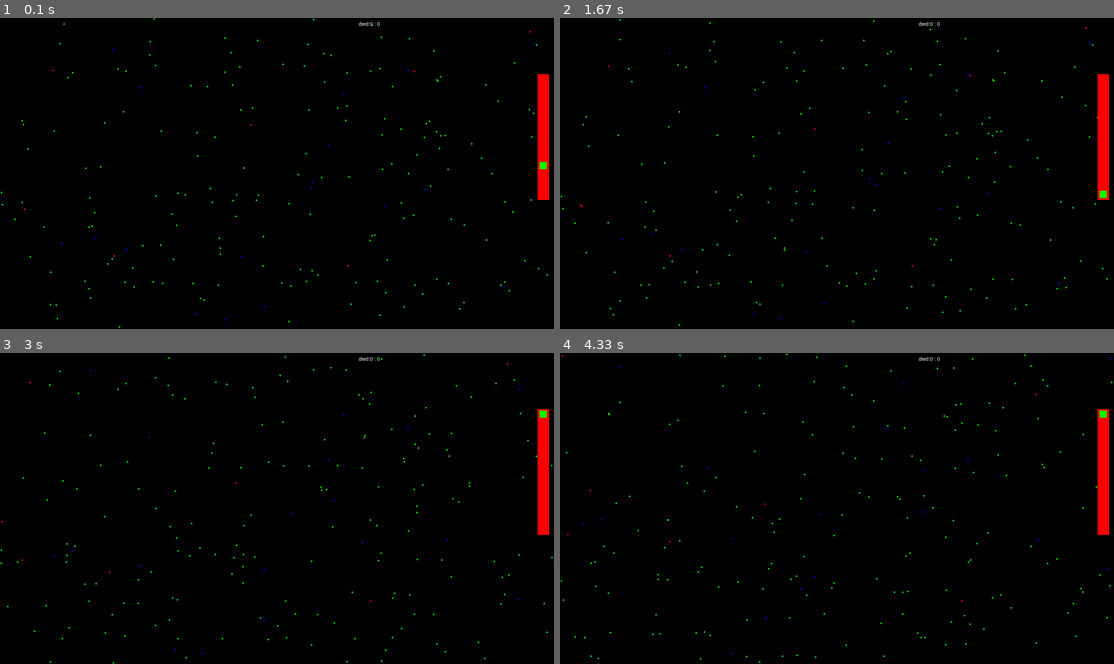
Above: before the commit, frames 1-4 (two rows, left to right).
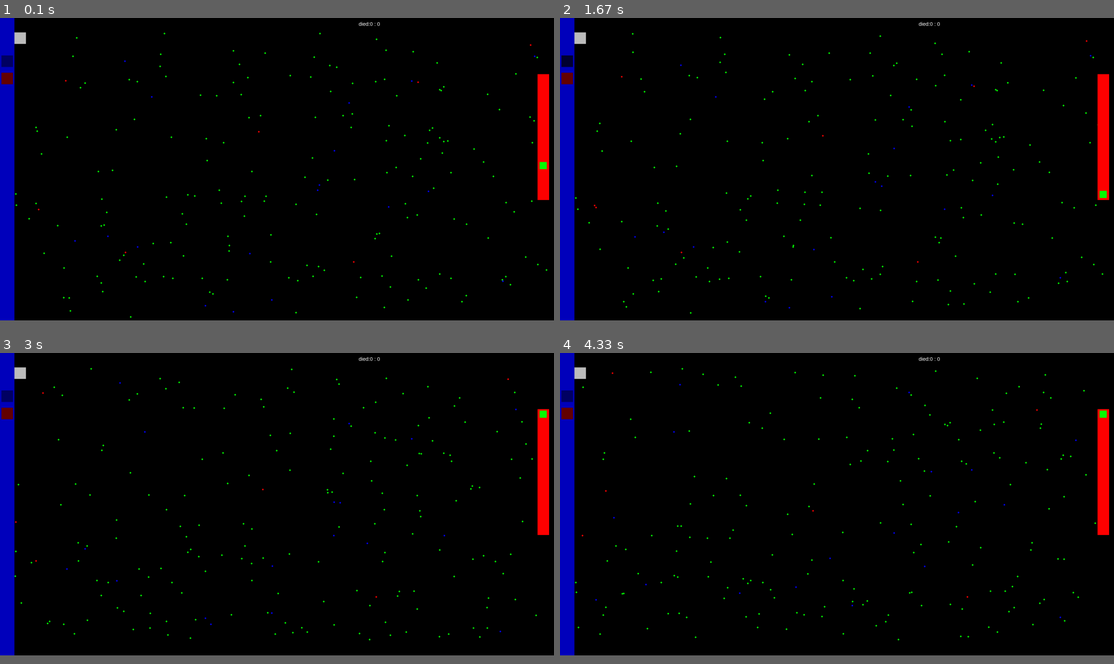
Above: after the commit, the same moments.

Repository: fleron19/PygameProject
Game: pygame game, started from main.py
Same seed, same stepped clock (60 frames per second), same inputs: the game is played once before the commit and once after it.
Inputs (mouse positions are in pixels of both pictures, inside the frame that each line leads up to):
- Up to frame 1 (0.1 s): no input
- Up to frame 2 (1.67 s): press the mouse at (565, 61) at 0.37 s; move the mouse to (692, 73) at 0.47 s; release the mouse at (814, 86) at 0.6 s; press the mouse at (1102, 164) at 0.7 s; move the mouse to (870, 210) at 0.8 s; release the mouse at (643, 254) at 0.93 s
- Up to frame 3 (3 s): press the mouse at (542, 530) at 2.03 s; move the mouse to (354, 471) at 2.13 s; release the mouse at (171, 412) at 2.27 s; press the mouse at (5, 396) at 2.87 s; move the mouse to (210, 436) at 2.97 s
- Up to frame 4 (4.33 s): release the mouse at (975, 477) at 3.1 s; press the mouse at (565, 396) at 3.2 s; move the mouse to (637, 408) at 3.3 s; release the mouse at (704, 424) at 3.43 s; press the mouse at (565, 396) at 3.53 s; move the mouse to (781, 461) at 3.63 s; release the mouse at (997, 527) at 3.77 s; press the mouse at (565, 396) at 3.87 s; move the mouse to (715, 489) at 3.97 s; release the mouse at (859, 586) at 4.1 s; press the mouse at (565, 396) at 4.2 s; move the mouse to (670, 496) at 4.3 s
The window is 900x506 before the commit and 900x492 after it. Grey fills any space a smaller window leaves; there, only what the larger window draws over its background counts as a difference.

The runs differ from the first frame. In frame 1, 3.5% of the frame differs, in the area x 0-99%, y 0-100%; in frame 2, 3.5%; in frame 3, 3.5%, in the area x 0-100%, y 0-100%; in frame 4, 3.5%.

Commit message:
Доработан аеропорт, добавлена возможность добавлена кнопок, добавлена кнопка аэропорта

Diff:
--- a/main.py
+++ b/main.py
@@ -3,6 +3,12 @@
 from math import sqrt
 
 font_name = pygame.font.match_font('arial')
+
+
+def cheak_click(pos):
+    for btn in buttons:
+        if pos[0] > btn[0] and pos[0] < btn[2] and pos[1] > btn[1] and pos[1] < btn[3]:
+            return buttons.index(btn)
 
 
 class virus():
@@ -24,8 +30,8 @@
 
 class person():
     def __init__(self, name):
-        self.coord = [randrange(radius, width - radius),
-                      randrange(radius, height - radius)]  # задаём случайные начальные координаты
+        self.coord = [randrange(radius + 50, width - radius),
+                      randrange(radius + 50, height - radius)]  # задаём случайные начальные координаты
         self.direction = self.rand_dir()  # задаём направление
         a = randrange(20)
         self.color = "GREEN"
@@ -35,23 +41,41 @@
             self.color = "BLUE"
         self.name = name
         self.count = 0
+        self.passenger = 0
 
     def change_coords(self):  # функция, просчитывающая движение и изменяющая направление
         global v
-        r, r1 = randrange(0, 101), randrange(0, 101)
-        if r % 33 == 0 and r1 % 15 == 0 or (self.direction[0] == 0 and self.direction[1] == 0 and r % 50 == 0):
-            self.direction = self.rand_dir()
-        if self.coord[0] + self.direction[0] * v / 1000 < radius:
-            self.direction[0] = 1
-        elif self.coord[0] + self.direction[0] * v / 1000 > width - radius:
-            self.direction[0] = -1
+        self.cheak_airport()
+        if self.passenger == 1:
+            self.direction = [
+                ((airport[0] + airport[2]) // 2 - self.coord[0]) // abs((airport[0] + airport[2]) // 2 - self.coord[0]),
+                ((airport[1] + airport[3]) // 2 - self.coord[1]) // abs((airport[1] + airport[3]) // 2 - self.coord[1])]
+        if self.passenger == 2:
+            self.direction = [10, 0]
+        else:
+            r, r1 = randrange(0, 101), randrange(0, 101)
+            if r % 33 == 0 and r1 % 15 == 0 or (self.direction[0] == 0 and self.direction[1] == 0 and r % 50 == 0):
+                self.direction = self.rand_dir()
+            if self.coord[0] + self.direction[0] * v / 1000 < radius + 50:
+                self.direction[0] = 1
+            elif self.coord[0] + self.direction[0] * v / 1000 > width - radius - 50:
+                self.direction[0] = -1
+            if self.coord[1] + self.direction[1] * v / 1000 < radius + 50:
+                self.direction[1] = 1
+            elif self.coord[1] + self.direction[1] * v / 1000 > height - radius - 50:
+                self.direction[1] = -1
+        self.coord[1] = self.coord[1] + self.direction[1] * v / 1000
         self.coord[0] = self.coord[0] + self.direction[0] * v / 1000
-        if self.coord[1] + self.direction[1] * v / 1000 < radius:
-            self.direction[1] = 1
-        elif self.coord[1] + self.direction[1] * v / 1000 > height - radius:
-            self.direction[1] = -1
-        self.coord[1] = self.coord[1] + self.direction[1] * v / 1000
         self.renderman()
+
+    def cheak_airport(self):
+        if self.coord[0] > airport[0] and self.coord[0] < airport[2] and self.coord[1] > airport[1] and self.coord[1] < \
+                airport[3] and self.passenger == 0 and border == 0:
+            self.passenger = 1
+        if self.coord[0] > (airport[0] + airport[2]) // 2 - 2 and self.coord[0] < (airport[0] + airport[2]) // 2 + 2 and \
+                self.coord[1] > (airport[1] + airport[3]) // 2 - 2 and self.coord[1] < (
+                airport[1] + airport[3]) // 2 + 2 and border == 0:
+            self.passenger = 2
 
     def rand_dir(self):  # функция, которая задаёт случайное направление
         self.xd, self.yd = randrange(-1, 2), randrange(-1, 2)
@@ -62,21 +86,25 @@
 
 
 if __name__ == '__main__':
-    virus = virus("простой вирус", 50, 75, 15, 0)
+    virus = virus("простой вирус", 50, 50, 15, 0)
     pygame.init()
     slpress = False
     radius = 3
+    buttons = [[5, 130, 45, 170, (0, 0, 100)], [5, 190, 45, 230, (100, 0, 0)]]  # правый верхний угол, левый нижний
+    airport = [50, 50, 90, 90]  # правый верхний угол, левый нижний
     v = 200
     x = 1870
     fl = 0
+    border = 0
     died = 0
     y = 500
     xcd = 0
     ycd = 0
-    size = width, height = 1920, 1080
+    size = width, height = 1920, 1050
     screen = pygame.display.set_mode(size)
-    pygame.display.set_caption("игла вилус")
+    pygame.display.set_caption("игра вирус")
     running = True
+    # img = pygame.image.load('interface.png')
     h = [0, 0]
     fps = 100
     screen.fill((0, 0, 0))
@@ -95,6 +123,10 @@
                     slpress = True
                     pygame.draw.rect(screen, 'RED', (1863, 195, 40, 437))
                     pygame.draw.rect(screen, 'GREEN', (x, y, 25, 25))
+                press = cheak_click(h)
+                if press == 0:
+                    border = (border + 1) % 2
+                    buttons[0][4] = (0, 0, 100 - 50 * border)
             if event.type == pygame.MOUSEMOTION and slpress:
                 screen.fill((0, 0, 0))
                 drawing = True
@@ -113,6 +145,11 @@
         screen.fill((0, 0, 0))
         pygame.draw.rect(screen, 'RED', (1863, 195, 40, 437))
         pygame.draw.rect(screen, 'GREEN', (x, y, 25, 25))
+        pygame.draw.rect(screen, 'GRAY', (airport[0], airport[1], airport[2] - airport[0], airport[3] - airport[1]))
+        pygame.draw.rect(screen, (0, 0, 189), (0, 0, 50, 1050))
+        # screen.blit(img,(0,0))
+        for btn in buttons:
+            pygame.draw.rect(screen, btn[4], (btn[0], btn[1], btn[2] - btn[0], btn[3] - btn[1]))
         for man in people:
             man.change_coords()
             if man.color == "RED":
@@ -128,7 +165,7 @@
                         dl = sqrt((man.coord[0] - elem.coord[0]) ** 2 + (man.coord[1] - elem.coord[1]) ** 2)
                         if radius * 2 + virus.zona >= dl:
                             a = randrange(100)
-                            print(round(a % virus.contagious) != 0, a, virus.contagious, a % virus.contagious)
+                            # print(round(a % virus.contagious) != 0, a, virus.contagious, a % virus.contagious)
                             if round(a % virus.contagious) != 0:
                                 elem.color = "RED"
             if man.color == "BLUE":
